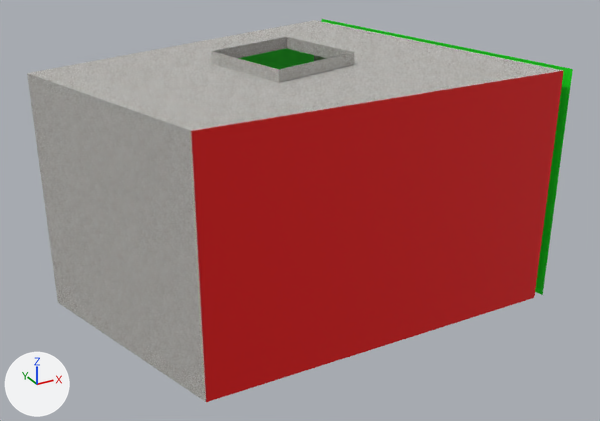
The FBX model Assets/Models/Room2.fbx, before and after one commit.
The view is the same before and after, from a 50 mm camera at (-3.85, -7.14, 4.53) aimed at (0.09, 0.01, 0.96). The axes (+X, +Y, +Z) are drawn at lower left. The lights are the same throughout. Where no turn or scale is listed for an object, it has been applied to the vertices.

Objects in the first picture: 'Room2'.
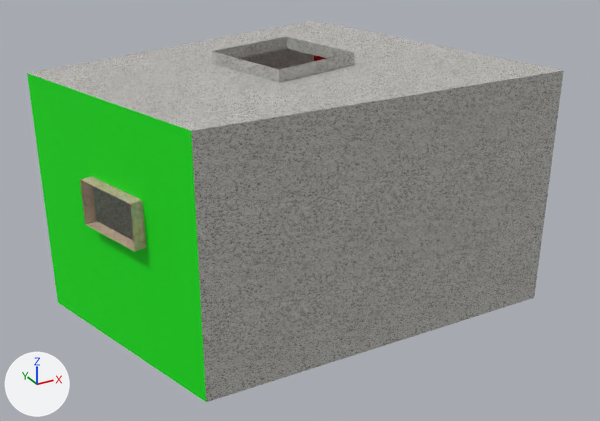
Changed parts and their boxes (x1, y1, x2, y2) in the pictures (600 x 421 px):
```json
{"object": "Room2", "change": "reshaped", "before": [27, 19, 573, 402], "after": [27, 20, 564, 402]}
{"part": 1, "of": "me_plane", "change": "built on", "before": [27, 73, 206, 402], "after": [27, 73, 206, 402]}
{"part": 2, "of": "me_plane", "change": "cut back", "before": [314, 19, 573, 295], "after": [314, 55, 327, 61]}
{"part": 3, "of": "me_plane", "change": "surface changed", "before": [28, 21, 563, 131], "after": [28, 21, 563, 131]}
{"part": 4, "of": "me_plane", "change": "recoloured", "before": [191, 71, 564, 402], "after": [191, 71, 564, 402], "on screen": "red to grey"}
{"part": 5, "of": "me_plane", "change": "recoloured", "before": [238, 48, 314, 69], "after": [93, 48, 314, 241], "on screen": "green to grey"}
```

Edits to the scene script, one JSON object a line:
```json
{"block": "me_plane", "where": "# used by ob_room2; location = (0.0, 0.0, 0.0)"}
{"op": "remove", "block": "me_plane", "code": "me_plane.from_pydata(...)  # 28 vertices, 24 faces; spans x -2.36..2.32, y -1.43..1.96, z 0.03..2.66"}
{"op": "add", "block": "me_plane", "code": "me_plane.from_pydata(...)  # 24 vertices, 20 faces; spans x -2.36..2.2, y -1.43..1.93, z 0.03..2.66"}
{"block": "me_plane", "change": "me_plane part 1"}
{"block": "me_plane", "change": "1 face is deleted"}
{"block": "me_plane", "change": "8 vertices are added at x -2.2..-1.86, y -0.75..0.05, z 1.29..1.74"}
{"block": "me_plane", "change": "4 new faces join them, mat_floormat"}
{"block": "me_plane", "change": "4 new faces join them, mat_greenwalls (green #00e709)"}
{"block": "me_plane", "change": "me_plane part 2"}
{"block": "me_plane", "change": "12 vertices are removed from x 1.47..2.32, y -1.43..1.96, z 0.03..2.54"}
{"block": "me_plane", "change": "12 faces are deleted"}
{"block": "me_plane", "change": "1 new face joins them, mat_redwalls (red #e70002)"}
{"block": "me_plane", "change": "me_plane part 3: 11 kept faces spanning x -2.36..2.2, y -1.43..1.93, z 0.03..2.66 get new texture (UV) coordinates"}
{"block": "me_plane", "change": "me_plane part 4: 1 face spanning x -1.65..2.2, y -1.43, z 0.03..2.54 switches from mat_redwalls (red #e70002) to mat_stucco"}
{"block": "me_plane", "change": "me_plane part 5: 1 face spanning x -2.36..1.35, y 0.96..1.93, z 0.03..2.54 switches from mat_greenwalls (green #00e709) to mat_stucco"}
```
